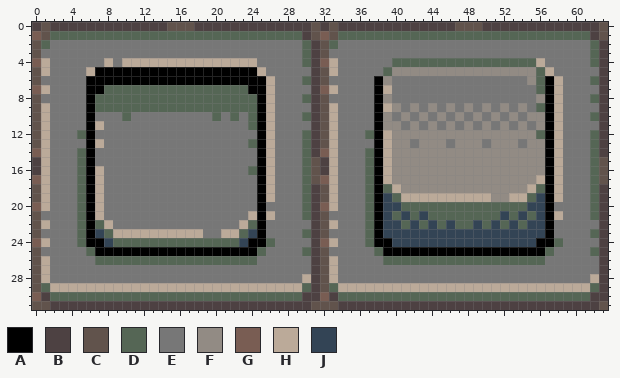
Two states of a pixel-art sprite, assets/world/PressurePlate.png. This is how it looked before the edit.
The file is 64x32 pixels. Pixels under 10% opacity are left out. Colours within 5 levels of each other are drawn and written as one.
Palette (. is transparent): A #000000  B #4d4142  C #61534c  D #556655  E #777777  F #928b84  G #795d53  H #bbaa99  J #334455
Once edited:
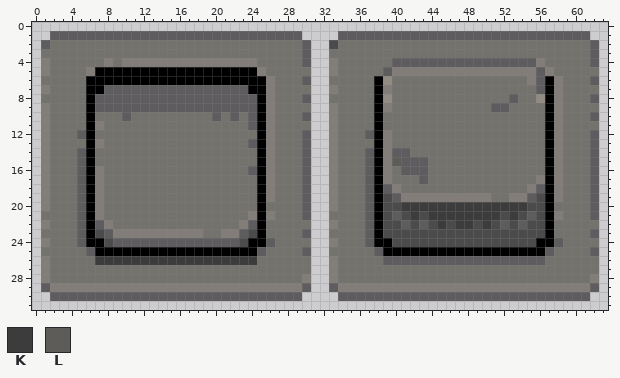
Colours new in this view: K #3b3c3b  L #5e5c59
Changes in this commit:
colour D: #556655 -> #5e5c5f
colour E: #777777 -> #73726d
colour H: #bbaa99 -> #837d79
colour J: #334455 -> #4c4b4c
y 0: x 0..63 BCBBBBBBBBBBBBBCCCBBBBBBBBBBBBBCBCBBBBBBBBBBBBBCCCBBBBBBBBBBBBBC -> ................................................................
y 1: x 0..1 GC -> ..; x 30..33 BCGC -> ....; x 62..63 BC -> ..
y 2: x 0 C -> .; x 31..33 BCD -> ..J; x 63 B -> .
y 3: x 0 C -> .; x 31..32 BC -> ..; x 63 B -> .
y 4: x 0 G -> .; x 31..32 BG -> ..; x 63 B -> .
y 5: x 0 C -> .; x 31..32 BC -> ..; x 40..55 FFFFFFFFFFFFFFFF -> HHHHHHHHHHHHHHHH; x 63 B -> .
y 6: x 0 C -> .; x 31..32 BC -> ..; x 55 F -> H; x 63 B -> .
y 7: x 0 G -> .; x 31..32 BG -> ..; x 63 B -> .
y 8: x 0 C -> .; x 31..32 BC -> ..; x 53 E -> D; x 63 B -> .
y 9: x 0 C -> .; x 31..32 BC -> ..; x 40 F -> E; x 42 F -> E; x 44 F -> E; x 46 F -> E; x 48 F -> E; x 50..52 FEF -> EDD; x 54 F -> E; x 56 D -> E; x 63 B -> .
y 10: x 0 C -> .; x 31..32 BC -> ..; x 39 F -> E; x 41 F -> E; x 43 F -> E; x 45 F -> E; x 47 F -> E; x 49 F -> E; x 51 F -> E; x 53 F -> E; x 55..56 FF -> EE; x 63 B -> .
y 11: x 0 C -> .; x 31..32 BC -> ..; x 39..40 FF -> EE; x 42 F -> E; x 44 F -> E; x 46 F -> E; x 48 F -> E; x 50 F -> E; x 52 F -> E; x 54 F -> E; x 56 F -> E; x 63 B -> .
y 12: x 0 C -> .; x 31..32 BC -> ..; x 40..56 FFFFFFFFFFFFFFFFD -> EEEEEEEEEEEEEEEEE; x 63 B -> .
y 13: x 0 C -> .; x 31..32 BC -> ..; x 40..41 FF -> EE; x 43..45 FFF -> EEE; x 47..49 FFF -> EEE; x 51..53 FFF -> EEE; x 55..56 FF -> EE; x 63 B -> .
y 14: x 0 G -> .; x 31..32 BG -> ..; x 40..56 FFFFFFFFFFFFFFFFF -> DDEEEEEEEEEEEEEEE; x 63 B -> .
y 15: x 0 B -> .; x 31..32 CB -> ..; x 40..56 FFFFFFFFFFFFFFFFF -> LDDDEEEEEEEEEEEEE; x 63 C -> .
y 16: x 0 B -> .; x 31..32 CB -> ..; x 40..56 FFFFFFFFFFFFFFFFF -> EDDDEEEEEEEEEEEEE; x 63 C -> .
y 17: x 0 G -> .; x 31..32 CG -> ..; x 40..55 FFFFFFFFFFFFFFFF -> EEEDEEEEEEEEEEEE; x 63 C -> .
y 18: x 0 C -> .; x 31..32 BC -> ..; x 41..54 FFFFFFFFFFFFFF -> EEEEEEEEEEEEEE; x 63 B -> .
y 19: x 0 C -> .; x 31..32 BC -> ..; x 51..52 FF -> EE; x 63 B -> .
y 20: x 0 G -> .; x 31..32 BG -> ..; x 41..54 DDDDDDDDDDDDDD -> KKKKKKKKKKKKKK; x 63 B -> .
y 21: x 0 C -> .; x 31..32 BC -> ..; x 42 D -> K; x 44..51 DDDDDDDD -> KKKKKKKK; x 53 D -> K; x 63 B -> .
y 22: x 0 C -> .; x 31..32 BC -> ..; x 45 D -> K; x 47..48 DD -> KK; x 50 D -> K; x 63 B -> .
y 23: x 0 C -> .; x 31..32 BC -> ..; x 63 B -> .
y 24: x 0 G -> .; x 31..32 BG -> ..; x 63 B -> .
y 25: x 0 C -> .; x 31..32 BC -> ..; x 63 B -> .
y 26: x 0 C -> .; x 7..24 DDDDDDDDDDDDDDDDDD -> KKKKKKKKKKKKKKKKKK; x 31..32 BC -> ..; x 63 B -> .
y 27..29: x 0 C -> .; x 31..32 BC -> ..; x 63 B -> .
y 30: x 0..1 GB -> ..; x 30..33 BBGB -> ....; x 62..63 BB -> ..
y 31: x 0..63 CCBBBBBBBBBBBBBBBBBBBBBBBBBBBBBCCCBBBBBBBBBBBBBBBBBBBBBBBBBBBBBC -> ................................................................
